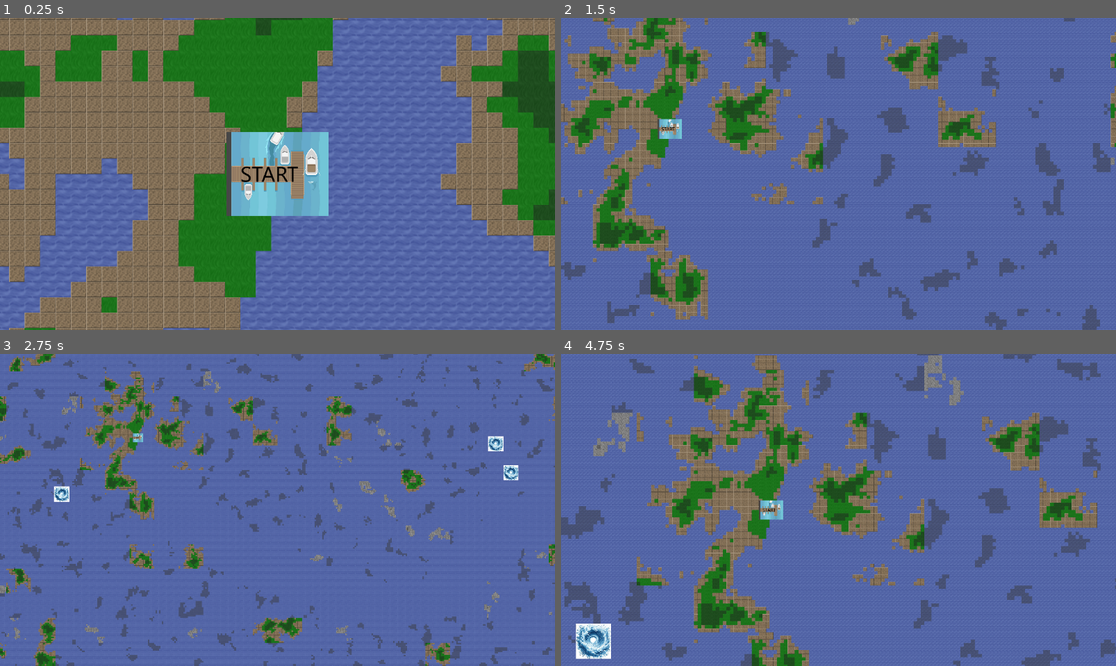
Above: before the commit, frames 1-4 (two rows, left to right).
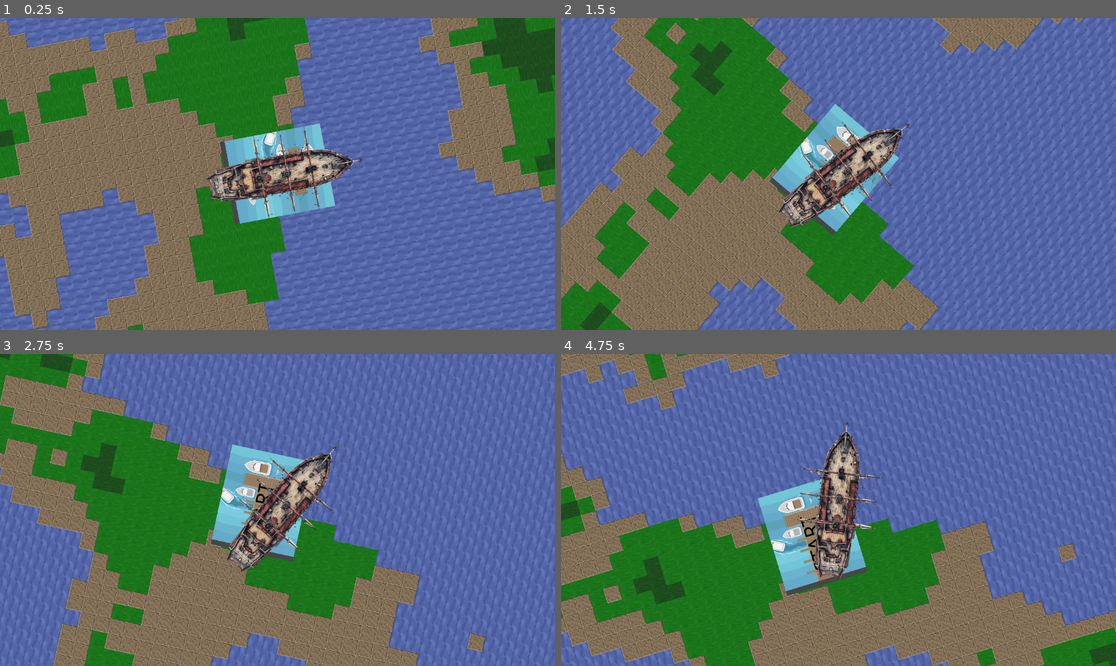
Above: after the commit, the same moments.

Repository: KN-Neuron/Neurogaming-wdrozenie-2026
Game: Godot game, scene res://main.tscn
The game is run twice, just before and just after one commit, with the same random seed, the same clock (stepped at 60 frames per second) and the same inputs. This scene is started directly instead of the project's main scene.
Inputs:
- Up to frame 1 (0.25 s): no input
- Up to frame 2 (1.5 s): hold Right (right) 0.53-1.28 s; hold E 0.53-1.28 s; hold Down (backward) from 1.28 s (still down); tap Q at 1.35 s
- Up to frame 3 (2.75 s): release Down (backward) at 2.03 s; hold Right (right) from 2.03 s (still down); hold E from 2.03 s (still down)
- Up to frame 4 (4.75 s): release Right (right) at 2.78 s; release E at 2.78 s; hold Up (forward) 2.78-3.53 s; tap Q at 2.85, 4.35 s; hold E 3.53-4.28 s; hold Left (left) from 3.53 s (still down)

The runs differ from the first frame. In frame 1, 36% of the frame differs, in the area x 0-100%, y 0-100%; in frame 2, 53%; in frame 3, 52%; in frame 4, 59%.

Commit message:
Update terrain generator to include player ship scene resource

Diff:
--- a/neuroship/World/Terrain/terrain_generator.tscn
+++ b/neuroship/World/Terrain/terrain_generator.tscn
@@ -1,6 +1,7 @@
 [gd_scene format=3 uid="uid://bxbx753p44ymo"]
 
 [ext_resource type="Script" uid="uid://bplgrp3pkafrj" path="res://World/Terrain/terrain_generator.gd" id="1_yh308"]
+[ext_resource type="PackedScene" uid="uid://bcueeasnn2naq" path="res://ship.tscn" id="2_2oe32"]
 [ext_resource type="PackedScene" uid="uid://dym5t4pdl3u6p" path="res://World/Terrain/Structures/start_port.tscn" id="2_6vbfo"]
 [ext_resource type="Script" uid="uid://cjs1ldj1eg60d" path="res://World/Terrain/biome_data.gd" id="2_hsgs1"]
 [ext_resource type="PackedScene" uid="uid://mtn6eun8a2vn" path="res://World/Terrain/Structures/end_port.tscn" id="3_cgc3n"]
@@ -26,7 +27,7 @@
 
 [node name="TerrainGenerator" type="Node2D" unique_id=1720604078]
 script = ExtResource("1_yh308")
-debug_mode = true
+player_ship_scene = ExtResource("2_2oe32")
 start_port_scene = ExtResource("2_6vbfo")
 end_port_scene = ExtResource("3_cgc3n")
 additional_structures = Array[ExtResource("4_l0d0r")]([SubResource("Resource_h1sud")])
